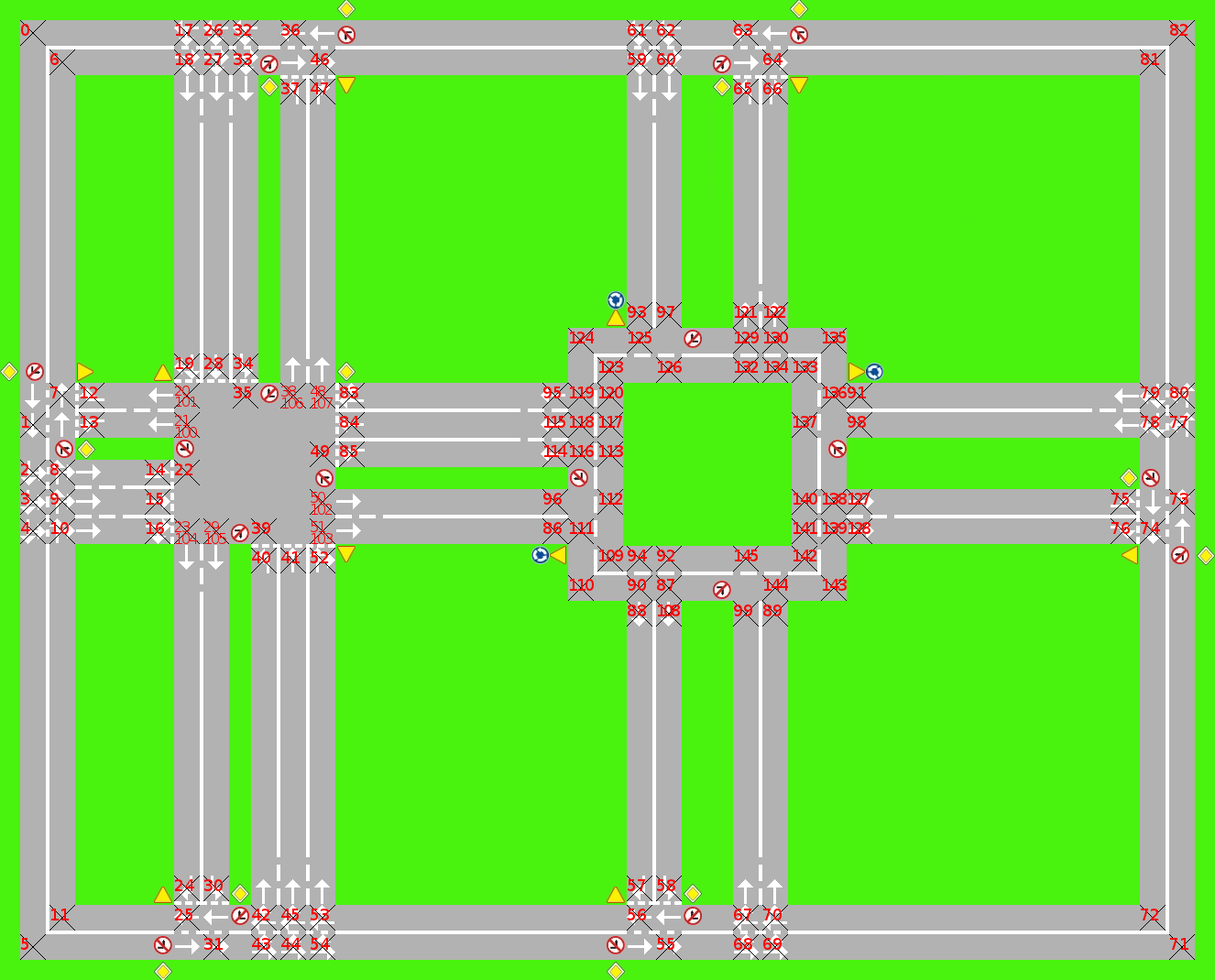
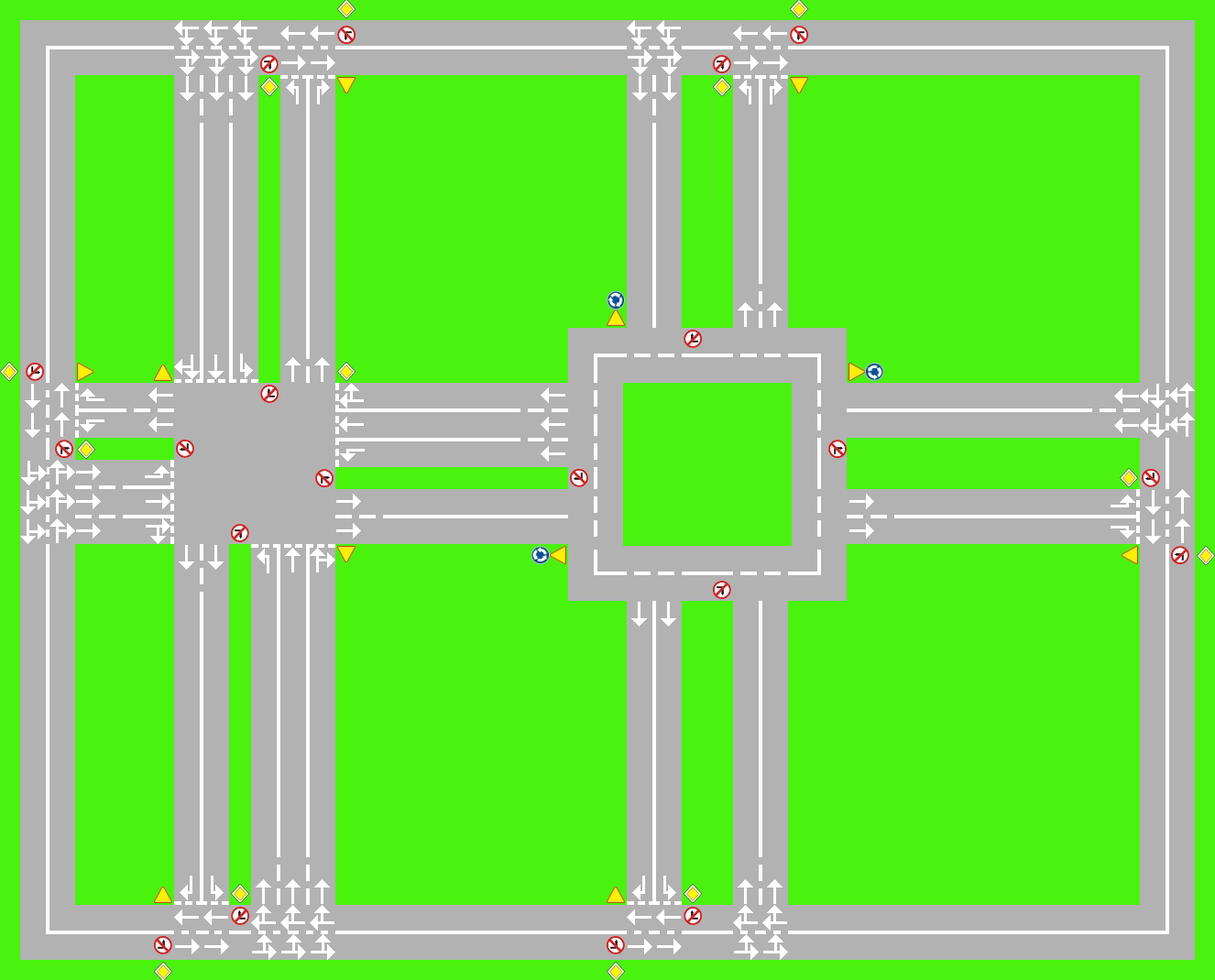
Layer changes from the first (1215, 980) image to the second:
removed layer "51 ..." over [310, 521, 333, 545]
removed layer "50 ..." over [310, 492, 333, 515]
removed layer "48 ..." over [310, 385, 333, 409]
removed layer "38 ..." over [281, 385, 304, 409]
removed layer "29 ..." over [204, 521, 227, 545]
removed layer "23 ..." over [175, 521, 198, 545]
removed layer "21 ..." over [175, 415, 198, 439]
removed layer "20 ..." over [175, 385, 197, 407]
removed layer "144" over [764, 579, 789, 592]
removed layer "143" over [822, 579, 847, 592]
removed layer "142" over [793, 549, 818, 562]
removed layer "141" over [793, 522, 818, 535]
removed layer "140" over [793, 492, 818, 505]
removed layer "139" over [822, 522, 847, 535]
removed layer "138" over [822, 492, 847, 505]
removed layer "136" over [822, 386, 847, 399]
removed layer "130" over [764, 331, 789, 344]
removed layer "129" over [734, 331, 759, 344]
removed layer "124" over [569, 331, 594, 344]
removed layer "120" over [599, 386, 624, 399]
removed layer "119" over [569, 386, 594, 399]
removed layer "116" over [569, 445, 594, 458]
removed layer "113" over [599, 445, 624, 458]
removed layer "Checkpoints" over [20, 20, 1195, 961]
…and 114 more changes (114 removed)
